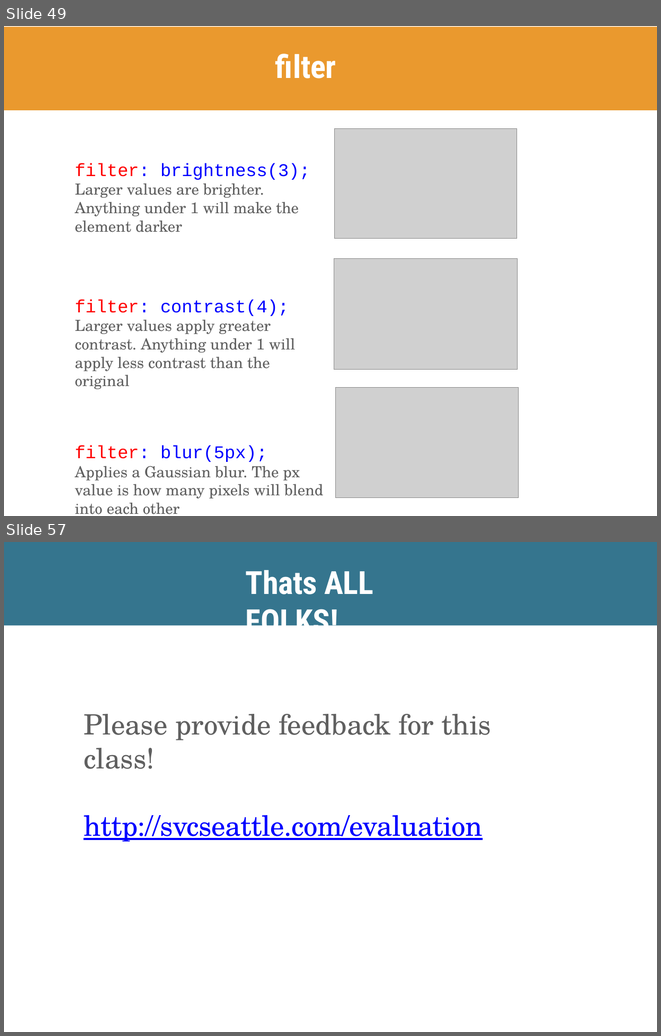
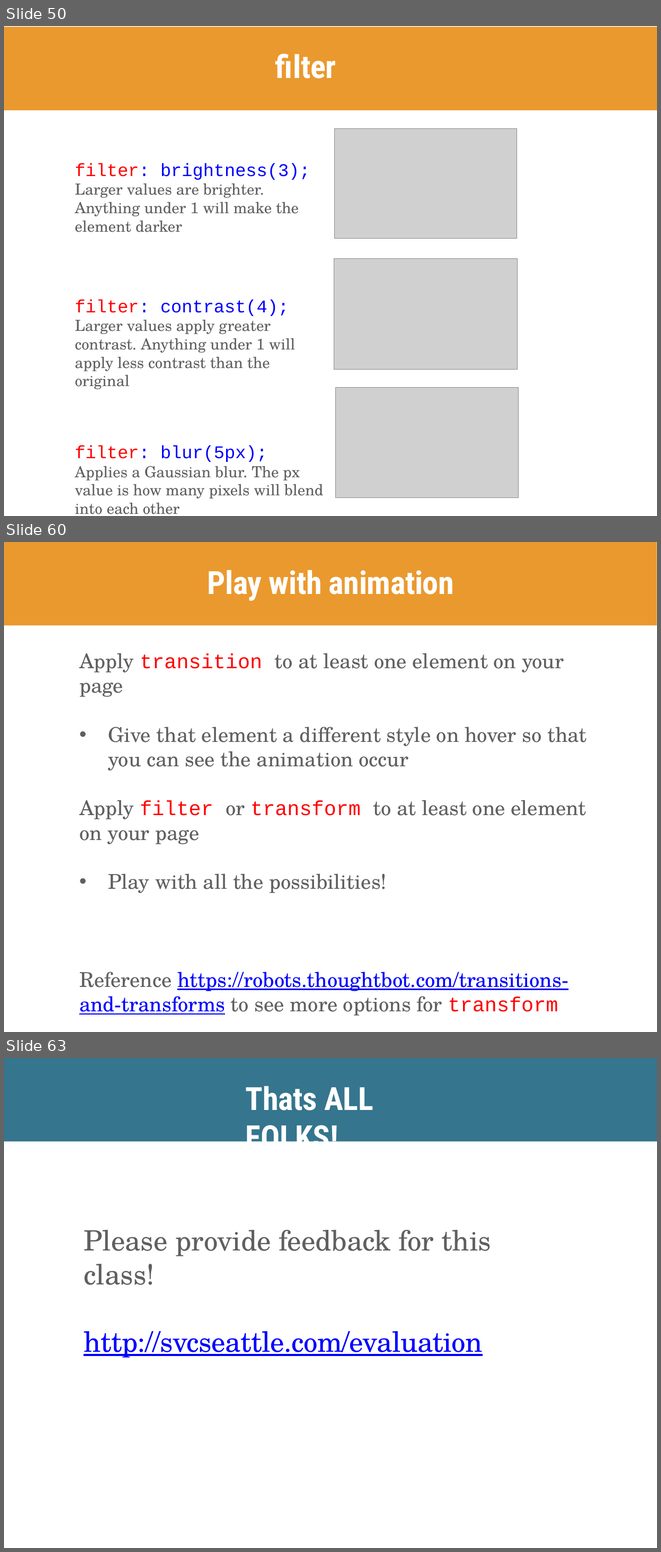
Before and after one commit to skornfeld/svc-class-jan-2018, a slide deck: slides/week-5.pptx. Shown one above the other, each under a label of ours: slides 49 and 57 before the commit, slides 50, 60 and 63 after it; the slides between them are not shown. The pictures are 661x1036 and 661x1552 pixels, drawn with LibreOffice and Linux fonts; fonts in the diff are those of the drawing; grey boxes stand for pictures. Boxes give left, top, right and bottom in pixels: in the first picture for what was removed or moved away, otherwise in the second. Text is boxed around its words. In the diff, an @@ line names an element or a change of style, - is before the commit and + after.

```diff
--- a/slides/week-5.pptx
+++ b/slides/week-5.pptx
@@ slide 60 added at (4,542,657,1032), background #FFFFFF @@
@@ freeform shape added at (4,542,657,626), fill #EA992E @@
@@ title added at (208,570,454,601), 50 pt, text #FFFFFF, bold @@
+Play with animation
@@ text added at (79,653,587,1015), 32 pt, text #5F5F5F @@
+Apply transition to at least one element on your page
+• Give that element a different style on hover so that you can see the animation occur
+Apply filter or transform to at least one element on your page
+• Play with all the possibilities!
+Reference https://robots.thoughtbot.com/transitions-and-transforms to see more options for transform
@@ what was slide 49 is now slide 50 @@
@@ what was slide 57 is now slide 63 @@
```
Also in this commit, not shown: 10 slides changed, 8 other slides added, 3 slides removed, 2 other files.
